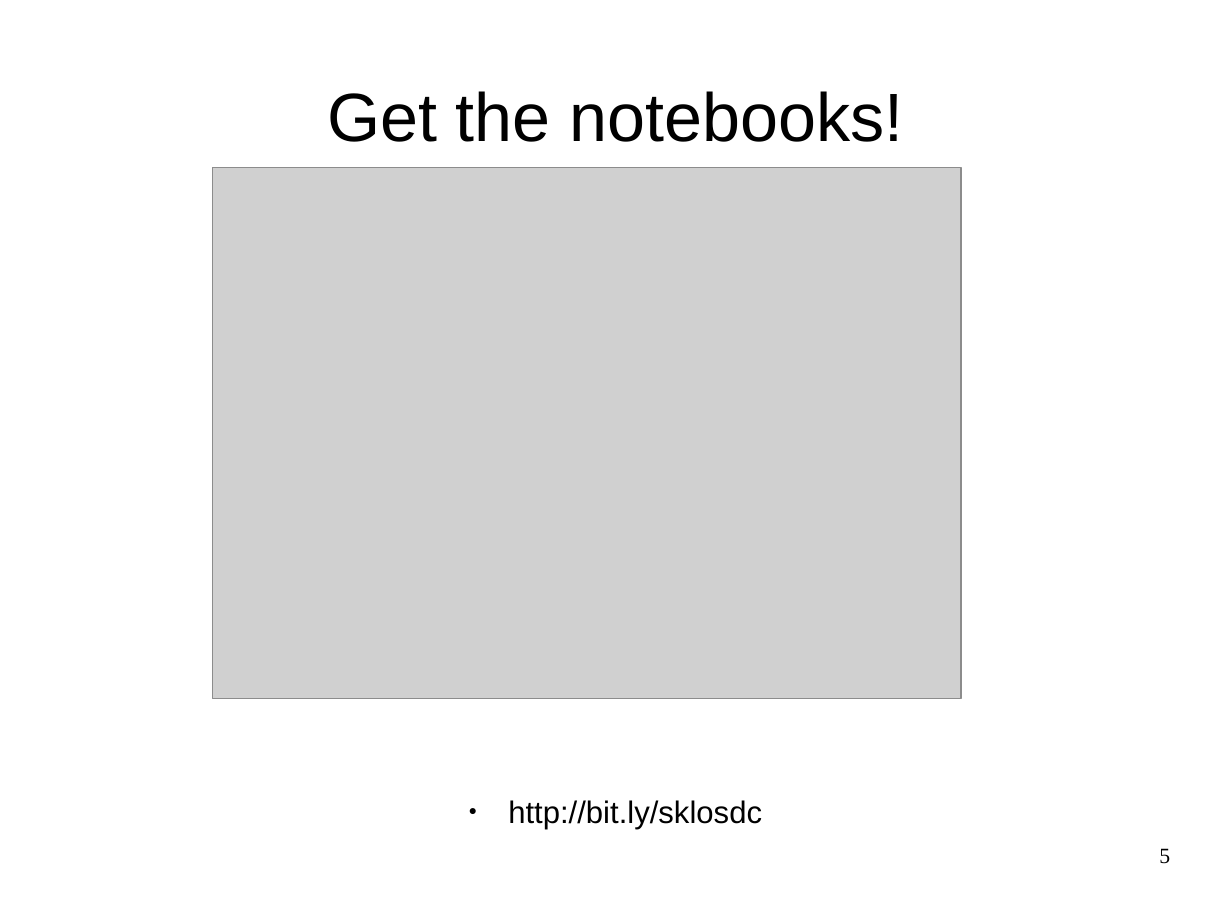
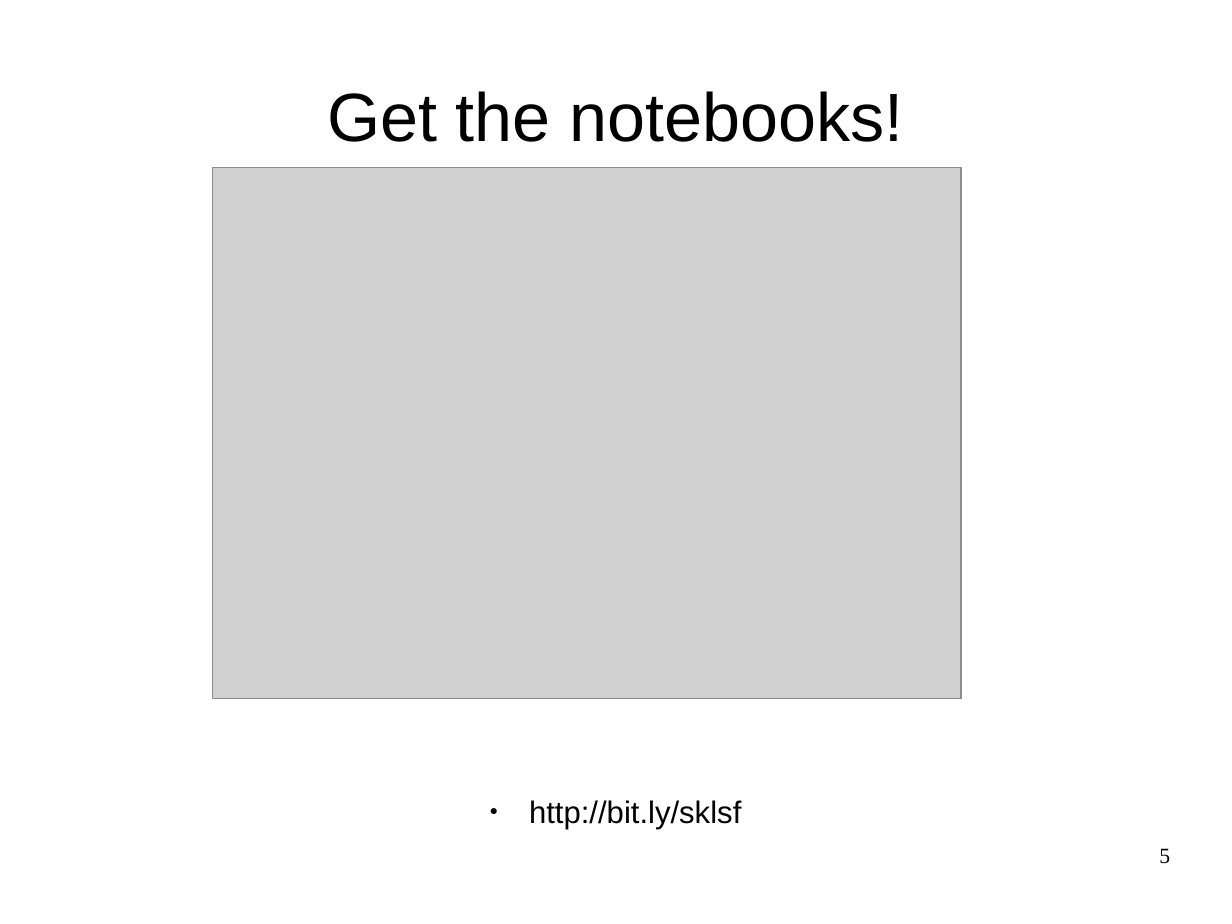
Before and after one commit to amueller/odscon-sf-2015, a slide deck: slide 5 of machine-learning-with-scikit-learn-odscon-SF-2015.odp. Drawn at 1232x924 pixels with LibreOffice and Linux fonts; fonts in the diff are those of the drawing; grey boxes stand for pictures. Boxes give left, top, right and bottom in pixels: in the first picture for what was removed or moved away, otherwise in the second. Text is boxed around its words. In the diff, an @@ line names an element or a change of style, - is before the commit and + after.

```diff
--- a/machine-learning-with-scikit-learn-odscon-SF-2015.odp
+++ b/machine-learning-with-scikit-learn-odscon-SF-2015.odp
@@ text at bbox=[529, 800, 741, 829]: text changed @@
-● http://bit.ly/sklosdc
+● http://bit.ly/sklsf
```
Also in this commit, not shown: 6 other slides changed, 16 slides added, 17 slides removed, 1 other file.
